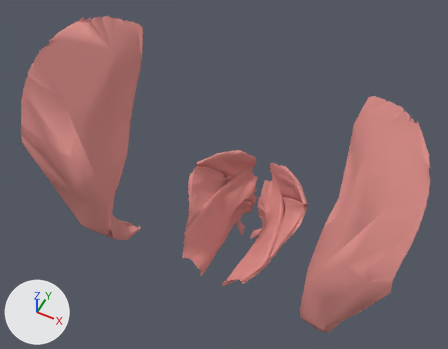
Before and after pictures for a commit that changed the glTF model public/models/muscles-bassin.lo.glb.
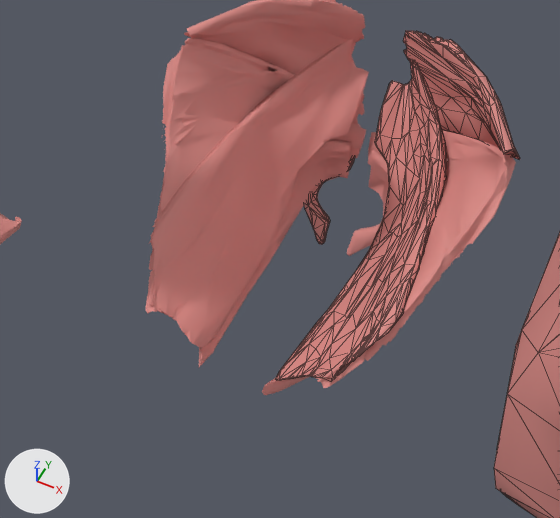
Old and new are each drawn whole from a 50 mm lens placed at (0.124, -0.328, 1.186), pointed at (-0.009, -0.063, 0.854) and again close up on the part from 30% to 72% of the width and 44% to 94% of the height. The lights are fixed; the arrows at lower left show +X, +Y and +Z. The last two pictures show the newer version. The close-ups show mesh edges as thin lines. Where no turn or scale is listed for an object, it has been applied to the vertices.

In view in the first close-up: 'FJ1422M', 'FJ2542', 'FJ2544', 'FJ2545', 'FJ2546', 'FJ2547', 'FJ2548', 'FJ2549', 'FJ2550', 'FJ2551' and 2 more.
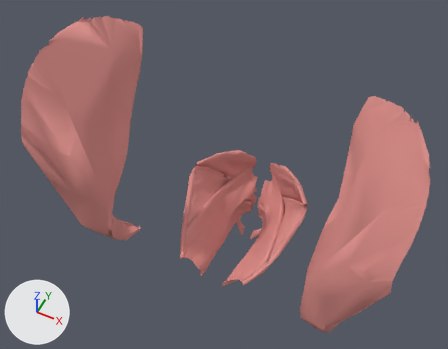
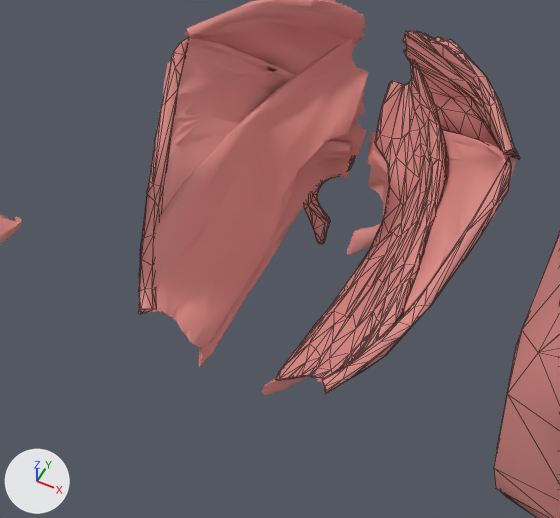
Pixel boxes [x1, y1, x2, y2] of what changed, in the close-ups (560 x 518 px):
'FJ2552', added
    after: [322, 158, 511, 393]
'FJ2553', added (pink)
    after: [138, 38, 188, 314]

The change, as a diff of the scene's bpy script:
```diff
--- a/public/models/muscles-bassin.lo.glb.py
+++ b/public/models/muscles-bassin.lo.glb.py
@@ me_fj2553 @@
+me_fj2553.from_pydata(...)  # 86 vertices, 168 faces; spans x -0.0127..0.0127, y -0.0329..0.0329, z -0.0167..0.0167
+me_fj2553.materials.append(mat_0_7_0_26_0_24)  # pink #da8b86
@@ me_fj2552 @@
+me_fj2552.from_pydata(...)  # 85 vertices, 165 faces; spans x -0.0126..0.0126, y -0.033..0.033, z -0.0168..0.0168
+me_fj2552.materials.append(mat_0_7_0_26_0_24)  # pink #da8b86
@@ ob_fj2553 @@
+ob_fj2553 = bpy.data.objects.new('FJ2553', me_fj2553)
+ob_fj2553.location = (-0.0364, -0.0695, 0.8037)
@@ ob_fj2552 @@
+ob_fj2552 = bpy.data.objects.new('FJ2552', me_fj2552)
+ob_fj2552.location = (0.0365, -0.0694, 0.8035)
```
